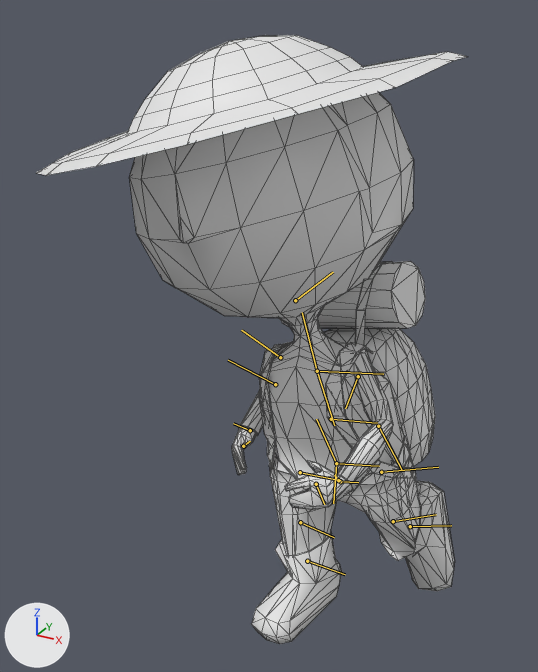
An edit to the FBX model Assets/Characters/Player_EU_CN/player@running.FBX, drawn before and after from the same camera.
Both versions are drawn from a camera (50 mm lens) standing at (1.28, -3.05, 3.12) and looking at (-0.4, 0.02, 1.59). Every picture has the same lights, and +X, +Y and +Z are marked at lower left. Both versions are drawn at frame 5 of the action 'Take 001'; the numbers are the values there. The bones that bend it are drawn over the model as lines. Mesh edges are drawn as thin lines.

In view in the first picture: 'EU_Backpack', 'EU_Hat', 'Player_body'.
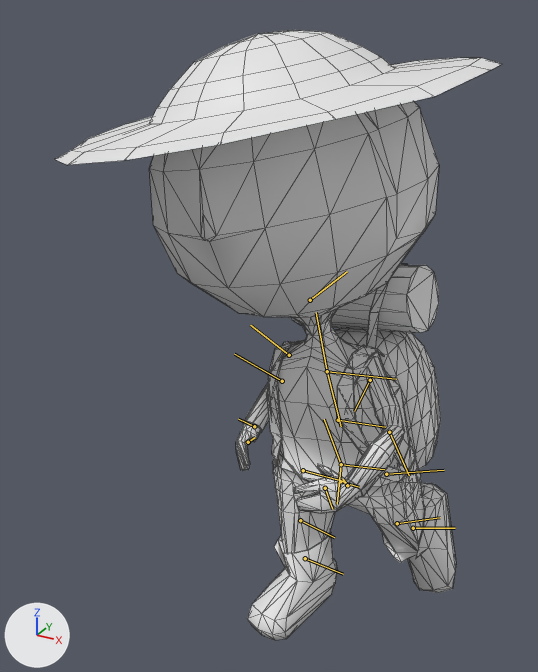
The change, as JSON lines over the scene's bpy script:
```json
{"block": "bone_ass_root", "where": "bone_ass_root = bpy.data.objects['Armature'].pose.bones['Ass_root']"}
{"op": "set", "path": "bone_ass_root.rotation_quaternion", "old": "(0.701, -0.701, -0.091, -0.091)", "new": "(0.707, -0.707, 0.0, 0.0)", "note": "degrees (-90, -15, 0) -> degrees (-90, 0, 0)"}
{"block": "bone_spine_lower", "where": "bone_spine_lower = bpy.data.objects['Armature'].pose.bones['Spine_Lower']  # child of 'Ass_root'"}
{"op": "set", "path": "bone_spine_lower.rotation_quaternion", "old": "(1.0, 0.0, 0.0, 0.0)", "new": "(0.995, -0.017, 0.0, -0.099)", "note": "degrees (0, 0, 0) -> degrees (-2, 0, -11)"}
{"block": "bone_right_leg_upper", "where": "bone_right_leg_upper = bpy.data.objects['Armature'].pose.bones['Right_Leg_Upper']  # child of 'Ass_root'"}
{"op": "set", "path": "bone_right_leg_upper.rotation_quaternion", "old": "(0.996, 0.05, -0.019, 0.071)", "new": "(0.998, 0.048, -0.024, -0.024)", "note": "degrees (6, -3, 8) -> degrees (6, -3, -3)"}
{"block": "bone_left_leg_upper", "where": "bone_left_leg_upper = bpy.data.objects['Armature'].pose.bones['Left_Leg_Upper']  # child of 'Ass_root'"}
{"op": "set", "path": "bone_left_leg_upper.rotation_quaternion", "old": "(0.991, -0.055, -0.083, -0.087)", "new": "(0.974, -0.064, -0.076, -0.203)", "note": "degrees (-5, -10, -10) -> degrees (-5, -10, -23)"}
```

What differs and where, as boxes [x1, y1, x2, y2] in the pictures (538 x 672 px):
```json
{"object": "Player_body", "change": "posed", "before": [129, 92, 455, 644], "after": [149, 101, 456, 640]}
{"object": "EU_Hat", "change": "posed", "before": [37, 35, 468, 175], "after": [55, 30, 501, 165]}
{"object": "EU_Backpack", "change": "posed", "before": [259, 261, 435, 479], "after": [268, 264, 441, 483]}
{"bone": "Ass_root", "before": "(340, 481) to (358, 482)", "after": "(340, 481) to (359, 487)"}
{"bone": "Spine_Lower", "before": "(336, 463) to (379, 466)", "after": "(341, 464) to (384, 469)"}
{"bone": "Right_Leg_Upper", "before": "(336, 463) to (316, 419)", "after": "(341, 464) to (324, 419)"}
{"bone": "Left_Leg_Upper", "before": "(336, 463) to (333, 503)", "after": "(341, 464) to (337, 504)"}
```
